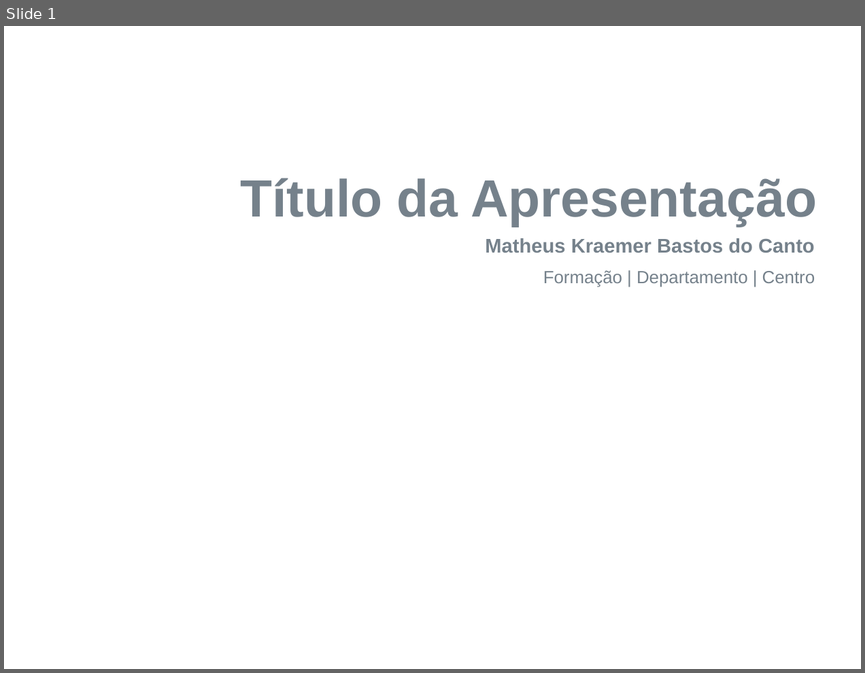
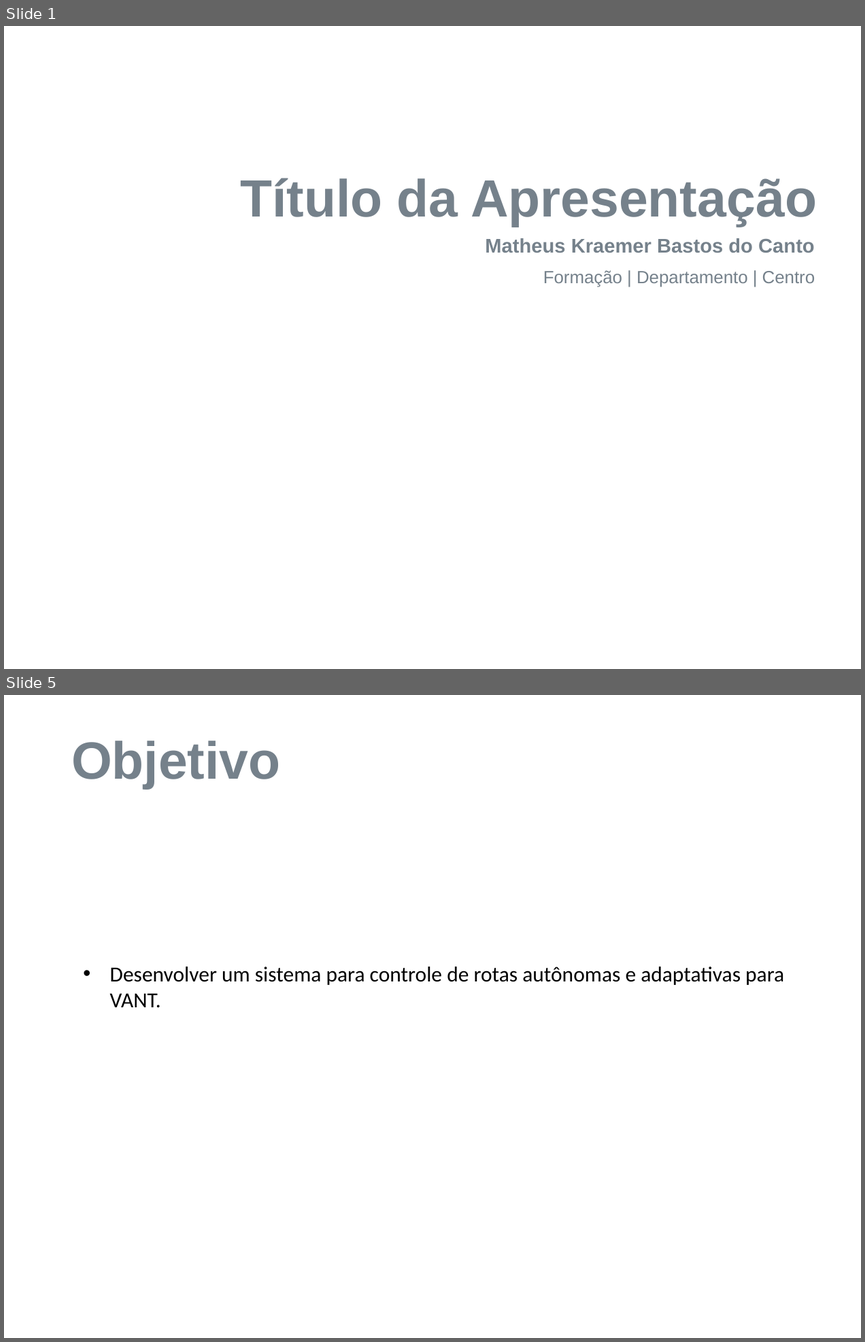
Before and after one commit to matheuskraemer/pfc, a slide deck: doc/apresentacao/Tema-Apresentação-Exemplo.ppt. Shown one above the other, each under a label of ours: slide 1 before the commit, slides 1 and 5 after it; the slides between them are not shown. The pictures are 865x673 and 865x1342 pixels, drawn with LibreOffice and Linux fonts; fonts in the diff are those of the drawing; background and template pictures are left out. Boxes give left, top, right and bottom in pixels: in the first picture for what was removed or moved away, otherwise in the second. Text is boxed around its words. In the diff, an @@ line names an element or a change of style, - is before the commit and + after.

```diff
--- a/doc/apresentacao/Tema-Apresentação-Exemplo.ppt
+++ b/doc/apresentacao/Tema-Apresentação-Exemplo.ppt
@@ slide 5 added at (4,695,861,1338), background picture (left out) @@
@@ title added at (71,741,281,789), 44 pt, text #75818B, bold @@
+Objetivo
@@ text added at (110,966,784,1008), 18 pt, text #000000 @@
+• Desenvolver um sistema para controle de rotas autônomas e adaptativas para VANT.
```
Also in this commit, not shown: 14 slides changed, 24 other slides added, 12 slides removed, 1 other file.
